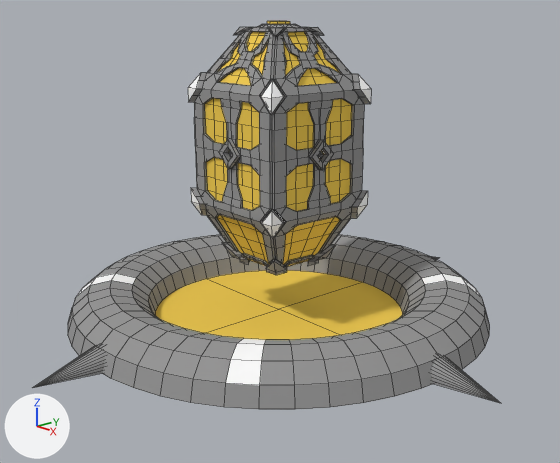
The Blender file Assets/Models/Unit/Nexus.blend: old version first, new version second.
Before and after are seen from a 50 mm lens placed at (10.08, -8.74, 5.24), pointed at (0.23, -0.17, 1.56). The axes (+X, +Y, +Z) are drawn at lower left. The lights are the same throughout. Mesh edges are drawn as thin lines.

Names of what the first picture shows: 'Base', 'Nexus'.
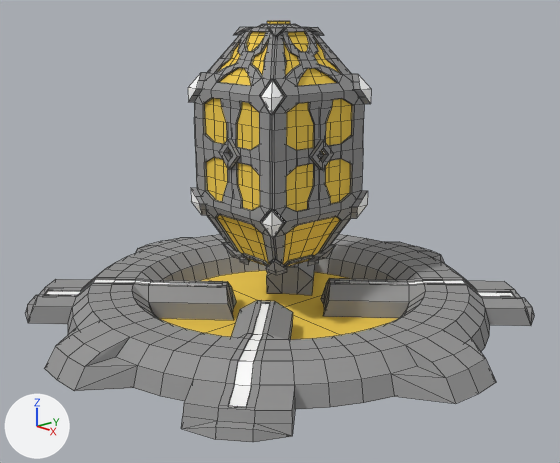
Pixel boxes (x1, y1, x2, y2) of what changed, in the pictures (560 x 463 px):
'Base', reshaped (9% wider, 18% taller): before (33, 234, 500, 410); after (26, 234, 534, 442)
part 1 of me_cube, deleted: before (33, 256, 439, 388)
part 2 of me_cube, deleted: before (431, 356, 500, 403)
part 3 of me_cube, built on: before (72, 234, 482, 410); after (26, 234, 534, 442)

What the commit changed:
me_cube is used by ob_base; location (0.0, 0.0, 0.0).
me_cube had 114 vertices, 92 faces and spanned x -4.73..0.0, y -4.73..0.0, z 0.0..0.62.
me_cube now has 203 vertices, 153 faces and spans x -4.35..0.0, y -4.35..0.0, z 0.0..0.54.
me_cube part 1: the loose piece of 11 vertices spanning x -0.3..0.0, y -4.73..-3.53, z 0.0..0.36 is deleted.
me_cube part 2: the loose piece of 11 vertices spanning x -4.73..-3.53, y -0.3..0.0, z 0.0..0.36 is deleted.
Part 3, on me_cube:
4 vertices are removed from x -3.65..0.0, y -3.65..0.0, z 0.31.
18 faces are deleted.
13 vertices in x -3.0..0.0, y -3.0..0.0, z 0.62 move by (0.0, 0.0, -0.08).
103 vertices are added at x -4.35..0.0, y -4.35..0.0, z 0.0..0.54.
6 new vertices lie (-0.5, -0.5, 0.0) away from vertices in x -2.98..-1.82, y -3.25..-2.22, z 0.0..0.31.
6 new vertices lie (1.0, 1.0, 0.0) away from vertices in x -1.86..-1.12, y -2.04..-1.37, z 0.0..0.31.
91 new faces join them, mat_metala (grey #979797).
6 new faces join them, mat_team (white #ffffff).
